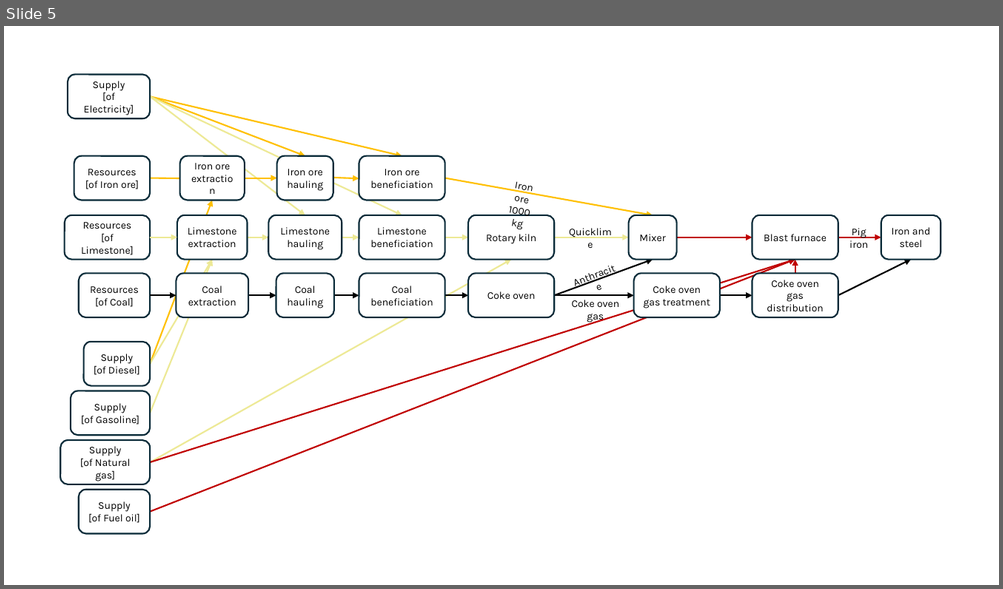
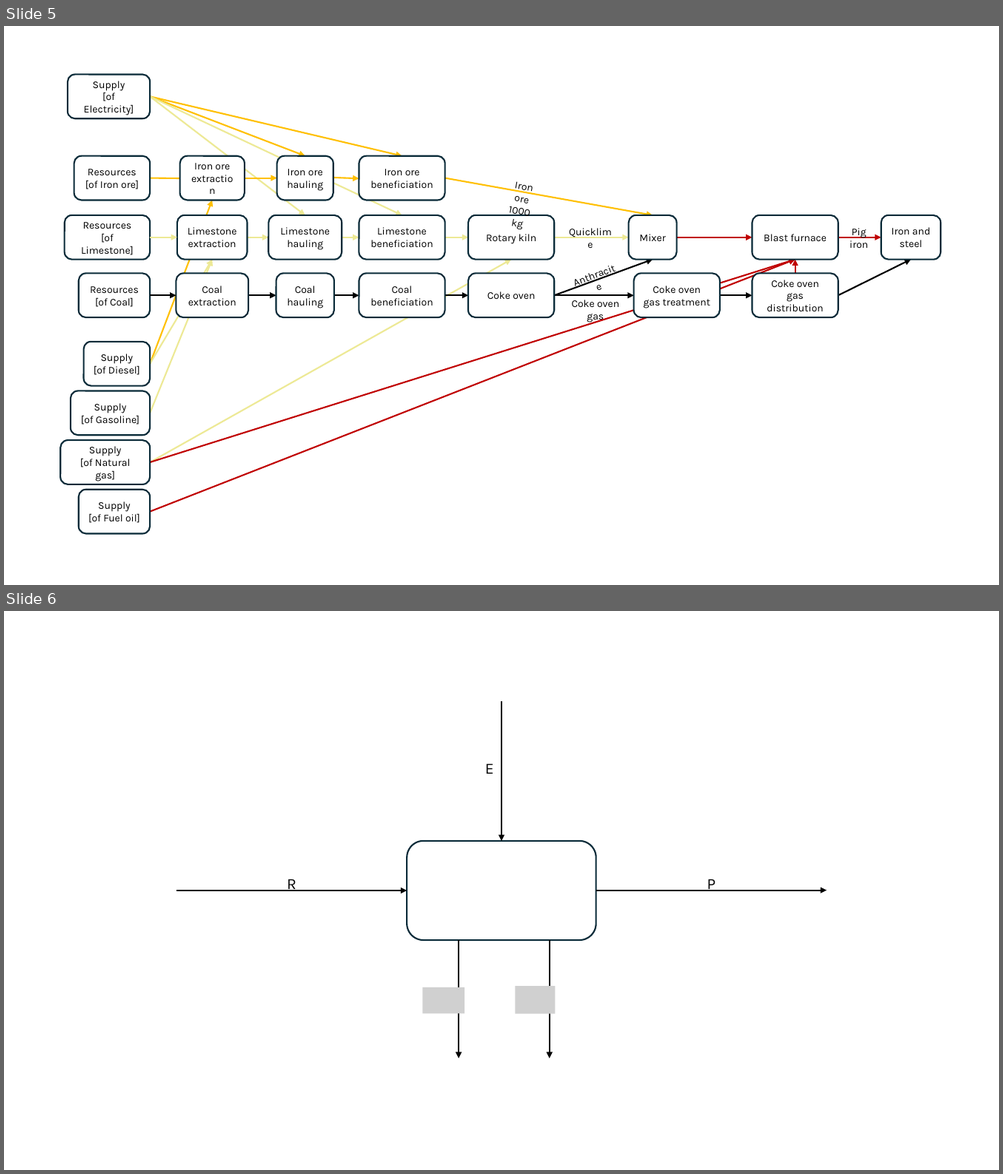
Before and after one commit to MatthewHeun/MaterialExergyPaper2025, a slide deck: images/BXCC_figs.pptx. Shown one above the other, each under a label of ours: slide 5 before the commit, slides 5 and 6 after it. The pictures are 1003x589 and 1003x1174 pixels, drawn with LibreOffice and Linux fonts; fonts in the diff are those of the drawing; grey boxes stand for pictures. Boxes give left, top, right and bottom in pixels: in the first picture for what was removed or moved away, otherwise in the second. Text is boxed around its words. In the diff, an @@ line names an element or a change of style, - is before the commit and + after.

```diff
--- a/images/BXCC_figs.pptx
+++ b/images/BXCC_figs.pptx
@@ slide 6 added at box(4, 611, 999, 1170), background #FFFFFF @@
@@ arrow added from (502, 701) to (502, 841), #000000 1.5 pt @@
@@ text added at box(485, 763, 494, 774), 15 pt, text #000000 @@
+E
@@ rounded rectangle added at box(407, 841, 596, 940), fill #FFFFFF, outline #092A39 1.5 pt @@
@@ arrow added from (176, 891) to (407, 891), #000000 1.5 pt @@
@@ text added at box(287, 879, 296, 891), 15 pt, text #000000 @@
+R
@@ arrow added from (596, 891) to (826, 891), #000000 1.5 pt @@
@@ text added at box(707, 879, 716, 891), 15 pt, text #000000 @@
+P
@@ arrow added from (458, 941) to (458, 1059), #000000 1.5 pt @@
@@ arrow added from (549, 941) to (549, 1059), #000000 1.5 pt @@
@@ picture added at box(423, 988, 464, 1014) @@
@@ picture added at box(515, 986, 555, 1014) @@
```
Also in this commit, not shown: 1 slide removed, 2 other files.
